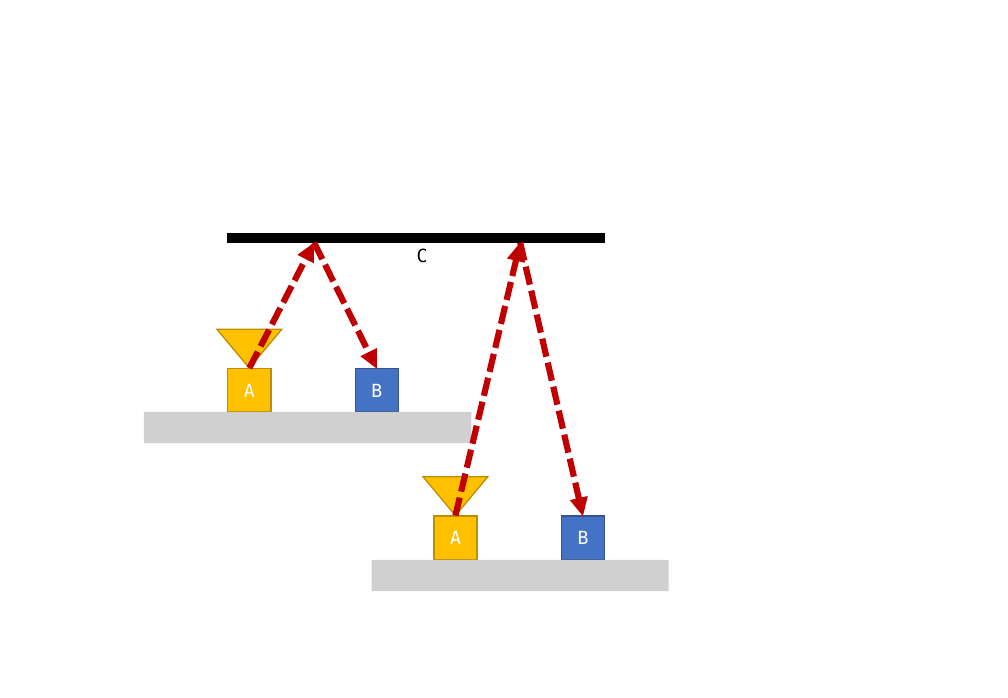
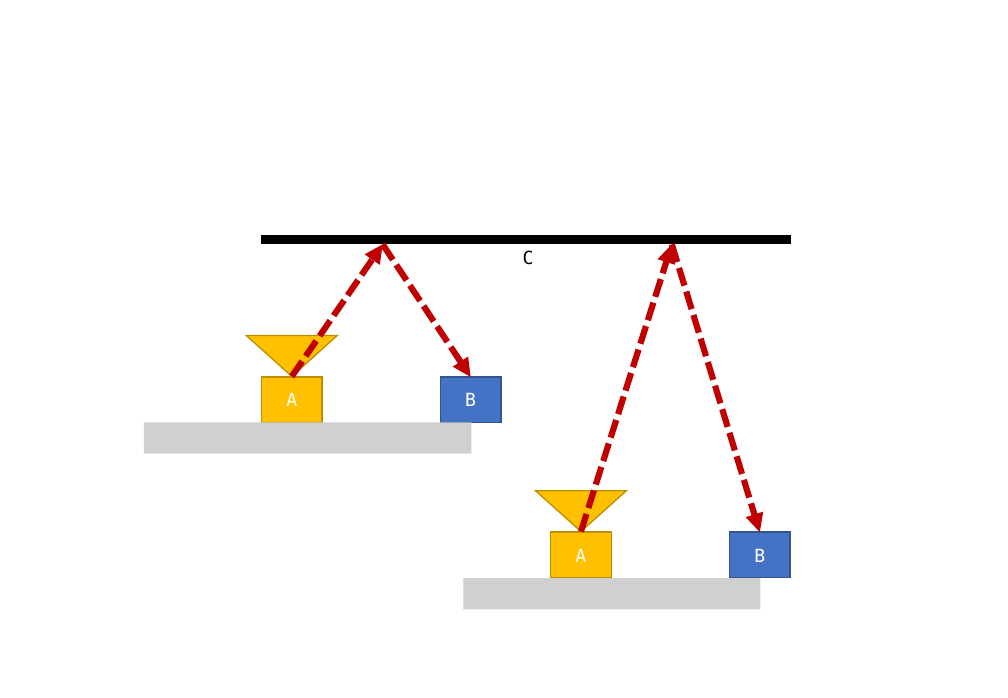
Before and after one commit to samuelwilliams413/METR4901, a slide deck: slide 7 of Report/FuncDecomp.pptx. Drawn at 1008x698 pixels with LibreOffice and Linux fonts; fonts in the diff are those of the drawing; grey boxes stand for pictures. Boxes give left, top, right and bottom in pixels: in the first picture for what was removed or moved away, otherwise in the second. Text is boxed around its words. In the diff, an @@ line names an element or a change of style, - is before the commit and + after.

```diff
--- a/Report/FuncDecomp.pptx
+++ b/Report/FuncDecomp.pptx
@@ rectangle: place and size @@
-rectangle at (228, 234, 605, 242)
+rectangle at (262, 235, 790, 244)
@@ arrow moved from (249, 369) - (315, 243) to (292, 376) - (383, 245) @@
@@ arrow moved from (315, 243) - (377, 369) to (383, 245) - (471, 377) @@
@@ text "C": place and size @@
-text "C" at (417, 248, 428, 263)
+text "C" at (523, 250, 534, 265)
@@ arrow moved from (455, 516) - (520, 243) to (581, 531) - (672, 245) @@
@@ arrow moved from (520, 243) - (584, 517) to (672, 245) - (760, 532) @@
@@ triangle: place and size @@
-triangle at (217, 329, 282, 369)
+triangle at (247, 336, 338, 377)
@@ rectangle "A": place and size @@
-rectangle "A" at (228, 369, 271, 411)
+rectangle "A" at (262, 377, 322, 423)
@@ rectangle "B": place and size @@
-rectangle "B" at (356, 369, 398, 411)
+rectangle "B" at (440, 377, 501, 423)
@@ picture: place and size @@
-picture at (144, 412, 472, 444)
+picture at (144, 423, 472, 454)
@@ triangle: place and size @@
-triangle at (423, 477, 489, 516)
+triangle at (536, 491, 627, 531)
@@ rectangle "A": place and size @@
-rectangle "A" at (434, 517, 477, 559)
+rectangle "A" at (551, 532, 612, 578)
@@ rectangle "B": place and size @@
-rectangle "B" at (561, 517, 604, 559)
+rectangle "B" at (730, 532, 790, 578)
@@ picture: place and size @@
-picture at (371, 560, 668, 592)
+picture at (464, 578, 760, 610)
```
Also in this commit, not shown: 3 other slides changed, 1 slide added, 1 other file.
